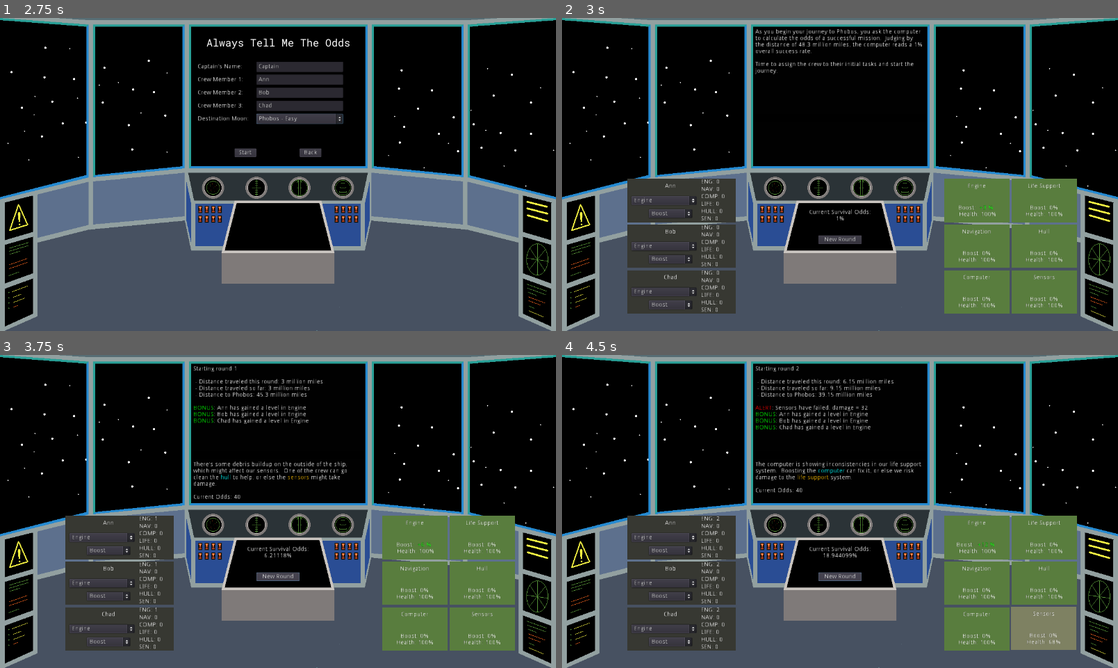
Above: before the commit, frames 1-4 (two rows, left to right).
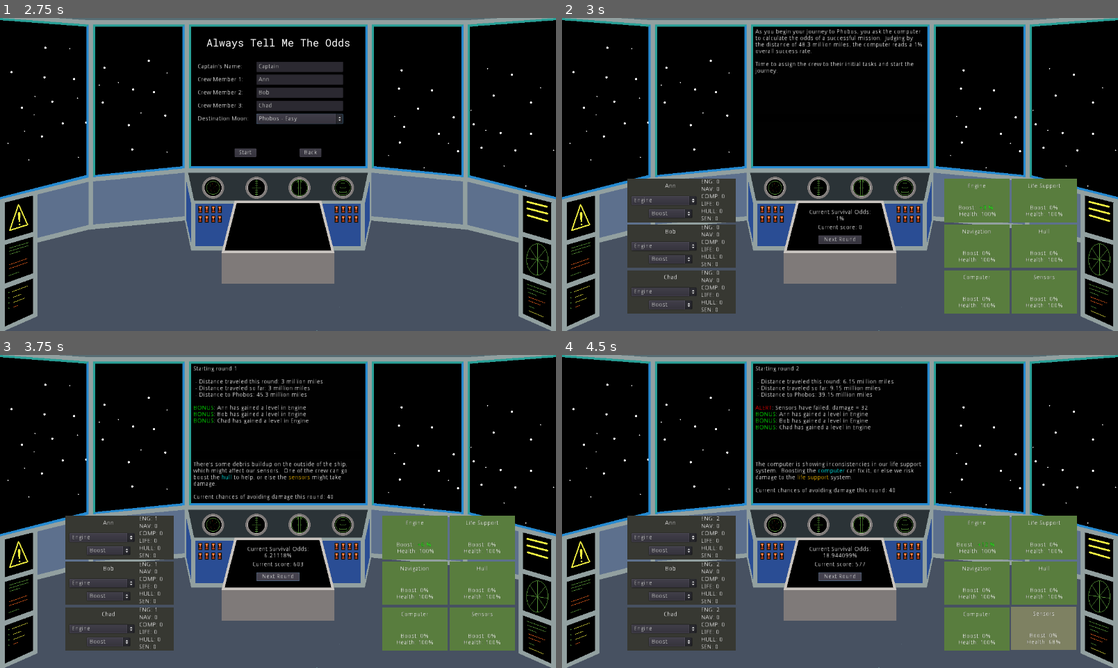
Above: after the commit, the same moments.

Repository: cparlette/alwaystellmetheodds
Game: Godot game, scene res://MainMenu.tscn
Same seed, same stepped clock (60 frames per second), same inputs: the game is played once before the commit and once after it.
Inputs:
- Up to frame 1 (2.75 s): click "New Game" at 0.5 s; click "Phobos - Easy" at 1.25 s; click "Phobos - Easy" at 2 s
- Up to frame 2 (3 s): click "Start" at 2.75 s
- Up to frame 3 (3.75 s): click "New Round" (after the commit: "Next Round") at 3.5 s
- Up to frame 4 (4.5 s): click "New Round" (after the commit: "Next Round") at 4.25 s

Frame 1 is identical in both runs. In frame 2, less than 0.1% of the frame differs, in the area x 46-54%, y 66-72%; in frame 3, 0.5%, in the area x 34-62%, y 38-72%; in frame 4, 0.2%.
Error before the commit: Unable to iterate on object of type 'Nil'. (res://MainMenu.gd:74)
Error after the commit: Unable to iterate on object of type 'Nil'. (res://MainMenu.gd:79)

Commit message:
Minor text changes, add score to UI, keep crew names between games

Diff:
--- a/Game.gd
+++ b/Game.gd
@@ -75,6 +75,10 @@
 	globals.additionalOutputText = ""
 	$NewRoundOutput/OutputText.bbcode_text = newText
 
+	# Update the score
+	generateScore()
+	$CurrentScore.text = "Current score: "+str(globals.score)
+
 func resolveEvent():
 	var randomNumber = rng.randi_range(0,100)
 	if randomNumber <= currentEventOdds:
@@ -98,7 +102,7 @@
 			var helpingModule = $Modules.get_child(currentEvent['helpingModule'])
 			currentEventOdds += helpingModule.boost
 			if $Modules/Sensors.health > 66:
-				newEventText += "Current Odds: " + str(currentEventOdds)
+				newEventText += "Current chances of avoiding damage this round: " + str(currentEventOdds)
 			else:
 				newEventText += "[color=yellow]WARNING[/color]: Current odds unavailable due to damaged sensors!"
 		$EventOutput/OutputText.bbcode_text = newEventText
@@ -106,6 +110,11 @@
 
 func gameOver():
 	# Generate a score
+	generateScore()
+	# Switch to the game over scene
+	get_tree().change_scene("GameOver.tscn")
+
+func generateScore():
 	var newScore = globals.distanceTraveled
 	for module in $Modules.get_children():
 		newScore += module.health
@@ -113,9 +122,6 @@
 		for XPlevel in person.level:
 			newScore += (XPlevel * person.level[XPlevel])
 	globals.score = int(newScore)
-	# Switch to the game over scene
-	get_tree().change_scene("GameOver.tscn")
-
 
 func newCrewModuleAssigned():
 	for module in $Modules.get_children():
--- a/Game.tscn
+++ b/Game.tscn
@@ -87,7 +87,7 @@
 margin_top = 500.0
 margin_right = 690.0
 margin_bottom = 520.0
-text = "New Round"
+text = "Next Round"
 __meta__ = {
 "_edit_use_anchors_": false
 }
@@ -161,6 +161,17 @@
 margin_right = 715.0
 margin_bottom = 469.0
 text = "1%"
+align = 1
+__meta__ = {
+"_edit_use_anchors_": false
+}
+
+[node name="CurrentScore" type="Label" parent="."]
+margin_left = 565.0
+margin_top = 475.0
+margin_right = 715.0
+margin_bottom = 489.0
+text = "Current score: 0"
 align = 1
 __meta__ = {
 "_edit_use_anchors_": false
--- a/MainMenu.gd
+++ b/MainMenu.gd
@@ -12,6 +12,11 @@
 		optionString += " - " + moon['difficulty']
 		$EnterNameMenu/MoonOption.add_item(optionString, moon['moonID'])
 	$EnterNameMenu/MoonOption.selected = 0
+	# get crew names from last game if they set them
+	$EnterNameMenu/CaptainName.text = globals.captainName
+	$EnterNameMenu/Crew1Name.text = globals.crew1Name
+	$EnterNameMenu/Crew2Name.text = globals.crew2Name
+	$EnterNameMenu/Crew3Name.text = globals.crew3Name
 	buildLeaderboard()
 
 func _input(event):
--- a/MainMenu.tscn
+++ b/MainMenu.tscn
@@ -502,7 +502,7 @@
 Titan - The largest moon orbiting Saturn
 Oberon - The second largest  moon orbiting Uranus
 
-You have 3 crew members on your team.  Each can be assigned  …(208 unchanged characters)… ules.  Boosting the module in blue text  will help prevent damage to the module in yellow text..
+You have 3 crew members on your team.  Each can be assigned  …(208 unchanged characters)… ules.  Boosting the module in blue text will help prevent damage to the module in yellow text.
 
 Your crew members will gain experience each round based on which module they are assigned to.  This experience will increase their level, causing more boost or repair as they become more advanced.
 
--- a/globals.gd
+++ b/globals.gd
@@ -71,7 +71,7 @@
 
 var randomEvents = {
 	0: {
-		"text": "Sir, we are approaching an asteroid belt.  Boosting [color=aqua]navigation[/color] should help us avoid collisions.  If any of those rocks hit us, our [color=#FFC000]hull[/color] is going to take some damage",
+		"text": "Captain, we are approaching an asteroid belt.  Boosting [color=aqua]navigation[/color] should help us avoid collisions.  If any of those rocks hit us, our [color=#FFC000]hull[/color] is going to take some damage",
 		"helpingModule": MODULE_TYPE.NAVIGATION,
 		"startingOdds": 40,
 		"failure": {"moduleId": MODULE_TYPE.HULL, "failText": "[color=red]ALERT[/color]: Asteroids strike the hull, damage = "}
@@ -83,7 +83,7 @@
 		"failure": {"moduleId": MODULE_TYPE.LIFE_SUPPORT, "failText": "[color=red]ALERT[/color]: Life Support system failure, damage = "}
 	},
 	2: {
-		"text": "There's some debris buildup on the outside of the ship, which might affect our sensors.  One of the crew can go clean the [color=aqua]hull[/color] to help, or else the [color=#FFC000]sensors[/color] might take damage.",
+		"text": "There's some debris buildup on the outside of the ship, which might affect our sensors.  One of the crew can go boost the [color=aqua]hull[/color] to help, or else the [color=#FFC000]sensors[/color] might take damage.",
 		"helpingModule": MODULE_TYPE.HULL,
 		"startingOdds": 40,
 		"failure": {"moduleId": MODULE_TYPE.SENSORS, "failText": "[color=red]ALERT[/color]: Sensors have failed, damage = "}
